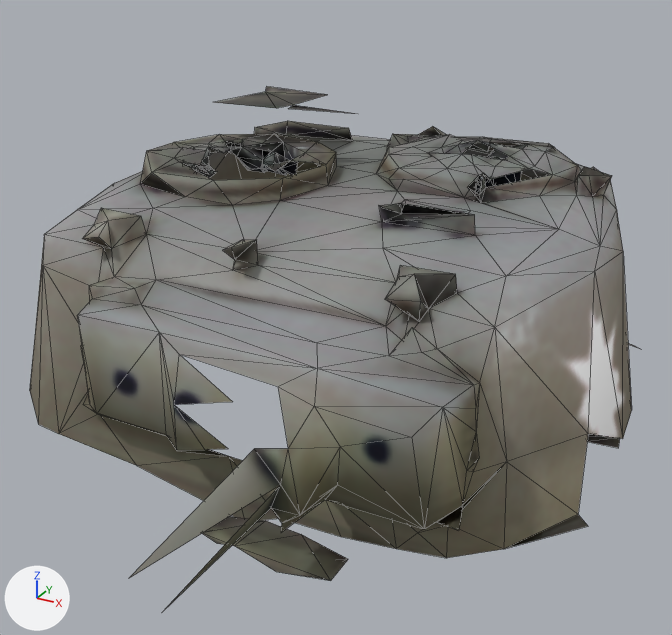
Two versions of the OBJ model unity/Assets/_Game/Resources/Models/sherman_turret.obj, one commit apart.
Both versions are drawn from a camera (50 mm lens) standing at (1.97, -3.38, 1.94) and looking at (0.25, -0.25, 0.38). The lights are fixed; the arrows at lower left show +X, +Y and +Z. The first picture is the older version. Mesh edges are drawn as thin lines. Where no turn or scale is listed for an object, it has been applied to the vertices. Vertices at exactly the same position are counted once.

The first picture shows 'sherman_turret'.
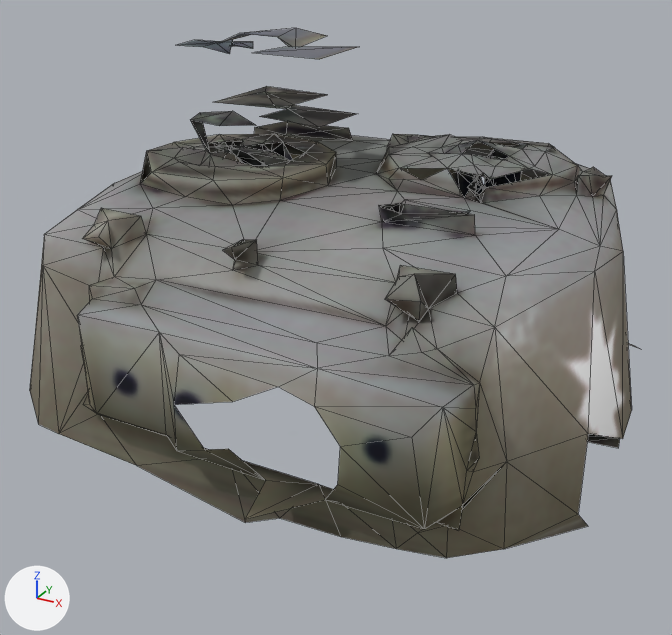
The change, as a list of edits to the scene's bpy script:
```text
Change me_sherman_turret:
    used by ob_sherman_turret; location = (0.0, 0.0, 0.0)
    remove me_sherman_turret.from_pydata(...)  # 624 vertices, 1108 faces; spans x -1.06..1.47, y -2.04..1.84, z -0.04..1.14
    add me_sherman_turret.from_pydata(...)  # 641 vertices, 1105 faces; spans x -1.06..1.47, y -1.37..1.84, z -0.04..1.48
    me_sherman_turret part 1: a new loose piece of 15 vertices spanning x -0.53..-0.15, y -0.48..0.04, z 1.4..1.48, in mat_sherman_turret (picture img_sherman_png)
    me_sherman_turret part 2: the loose piece of 14 vertices spanning x 0.35..0.85, y -1.4..-1.22, z 0.01..0.07 is deleted
    me_sherman_turret part 3
    13 vertices are removed from x 0.21..1.05, y -2.04..0.78, z 0.17..0.98
    160 faces are deleted
    29 vertices are added at x -0.59..0.53, y -1.37..0.56, z 0.16..1.43
    159 new faces join them
    other edits to the shape of me_sherman_turret do not show in these pictures
```

Where the change shows, as pixel boxes [x1, y1, x2, y2] in the pictures (672 x 635 px; the box of a moved part takes in the faces that stretch with it):
'sherman_turret', reshaped: before [30, 86, 638, 608]; after [30, 28, 638, 558]
part 1 of me_sherman_turret, added: after [176, 39, 253, 54]
part 2 of me_sherman_turret, deleted: before [202, 516, 348, 581]
part 3 of me_sherman_turret, moved or reshaped: before [83, 105, 612, 608]; after [83, 28, 588, 549]
